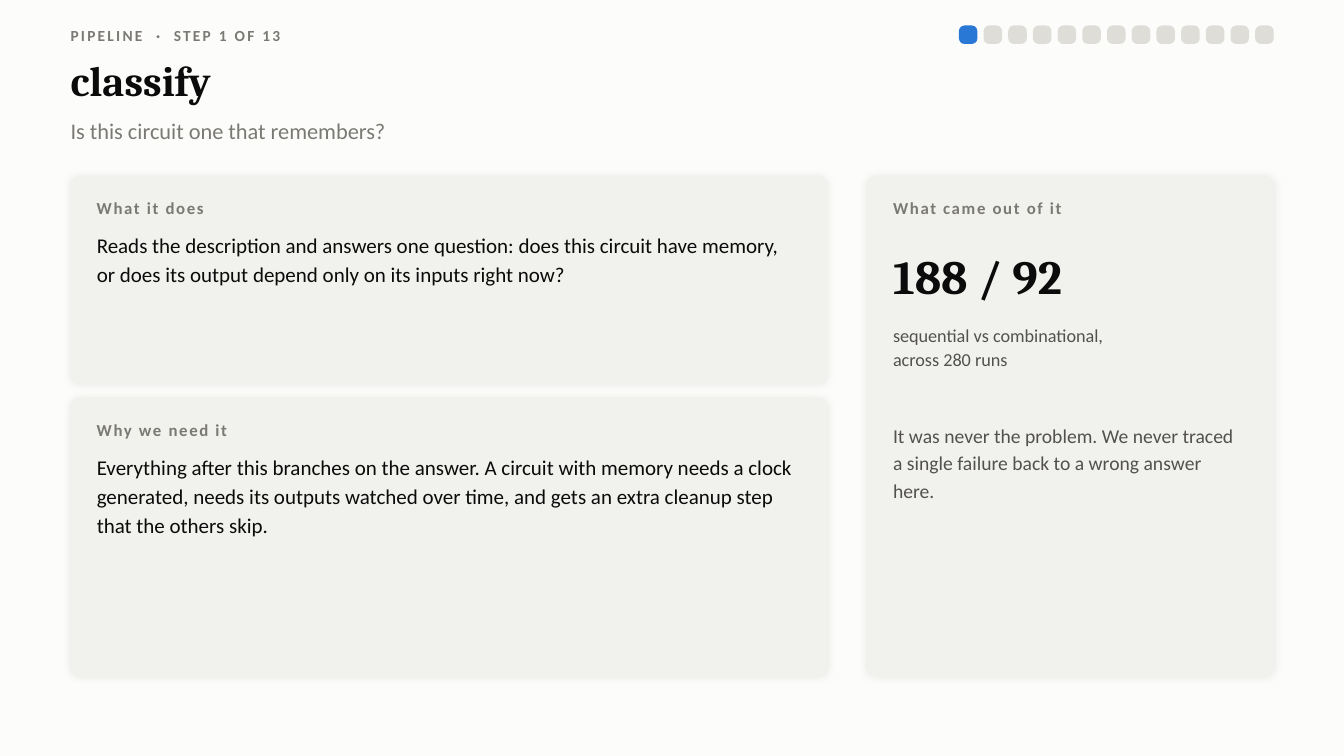
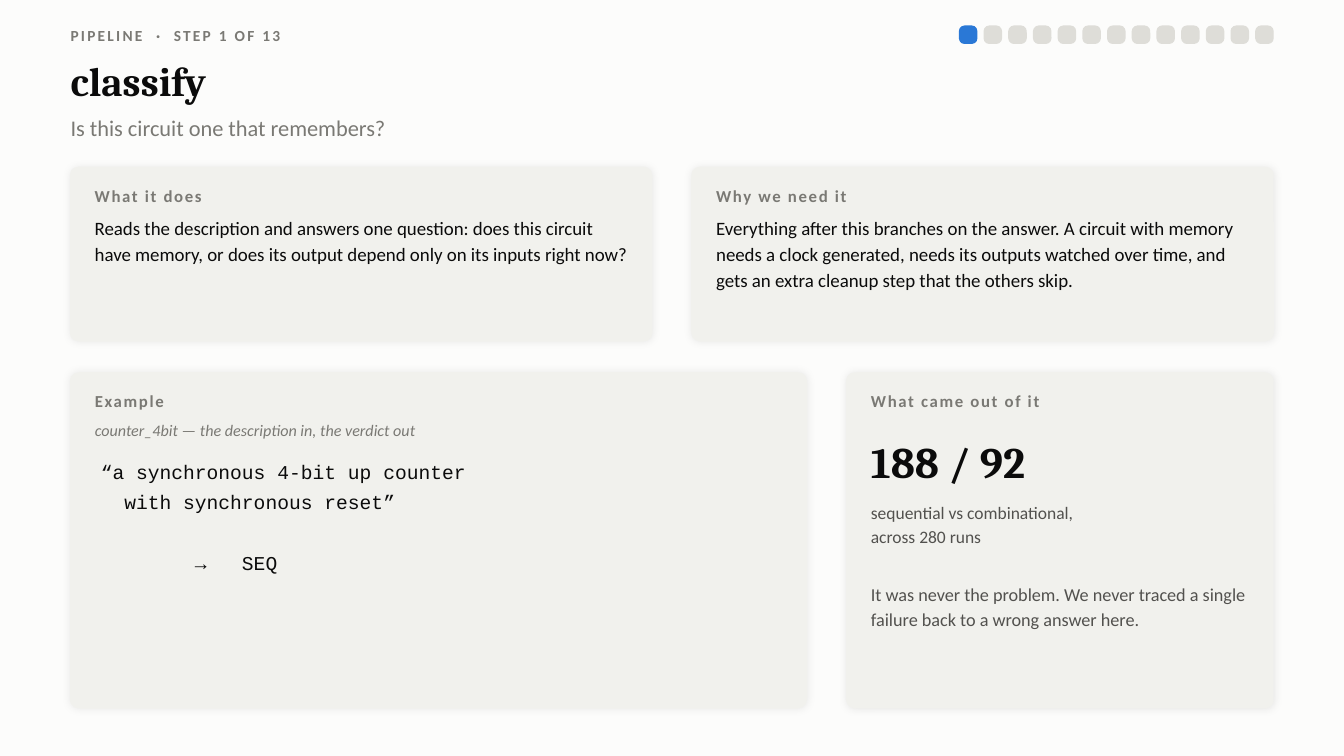
Before and after one commit to Sawaiz-zip/agentic-verilog-testbench, a slide deck: slide 7 of docs/presentation.pptx. Drawn at 1344x756 pixels with LibreOffice and Linux fonts; fonts in the diff are those of the drawing. Boxes give left, top, right and bottom in pixels: in the first picture for what was removed or moved away, otherwise in the second. Text is boxed around its words. In the diff, an @@ line names an element or a change of style, - is before the commit and + after.

```diff
--- a/docs/presentation.pptx
+++ b/docs/presentation.pptx
@@ text "classify" at [71,67,207,105]: size 30 to 29 pt @@
@@ rounded rectangle: place and size @@
-rounded rectangle at [71,176,827,383]
+rounded rectangle at [71,167,651,341]
@@ rounded rectangle added at [693,167,1273,341], fill #F1F1ED, outline #F1F1ED 1 pt @@
@@ text "What it does": place and size @@
-text "What it does" at [97,202,204,214]
+text "What it does" at [95,190,202,202]
@@ text "Why we need it": place and size @@
-text "Why we need it" at [97,424,227,439]
+text "Why we need it" at [716,190,847,205]
@@ text "Reads the description and answers ...": place and size @@
-text "Reads the description and answers ..." at [97,238,778,286]
+text "Reads the description and answers ..." at [95,222,627,265]
@@ text "Reads the description and answers ..." at [95,222,627,265]: size 15 to 13.5 pt; line spacing 1.16 to 1.14 @@
@@ text "Everything after this branches on ..." at [716,222,1234,291]: size 15 to 13.5 pt; line spacing 1.16 to 1.14 @@
@@ text "Everything after this branches on ...": place and size @@
-text "Everything after this branches on ..." at [97,460,791,537]
+text "Everything after this branches on ..." at [716,222,1234,291]
@@ rounded rectangle: place and size @@
-rounded rectangle at [71,398,827,676]
+rounded rectangle at [71,373,807,708]
@@ proportions changed in 3 elements at [71,167,651,341], [71,373,807,708], [847,373,1273,708] @@
@@ rounded rectangle: place and size @@
-rounded rectangle at [867,176,1273,676]
+rounded rectangle at [847,373,1273,708]
@@ text "What came out of it": place and size @@
-text "What came out of it" at [893,202,1062,214]
+text "What came out of it" at [871,395,1040,407]
@@ text added at [95,395,164,410], 12 pt, text #7A7974, bold @@
+Example
@@ text added at [95,425,415,439], 11.5 pt, text #7A7974, italic @@
+counter_4bit — the description in, the verdict out
@@ text "188 / 92": place and size @@
-text "188 / 92" at [893,261,1061,295]
+text "188 / 92" at [871,448,1025,479]
@@ text "188 / 92" at [871,448,1025,479]: size 34 to 31 pt @@
@@ text added at [101,465,465,574], 14 pt, text #0B0B0B @@
+“a synchronous 4-bit up counter
+with synchronous reset”
+→ SEQ
@@ text "sequential vs combinational,": place and size @@
-text "sequential vs combinational," at [893,329,1103,366]
+text "sequential vs combinational," at [871,507,1073,543]
@@ text "sequential vs combinational," at [871,507,1073,543]: size 13 to 12.5 pt @@
@@ text "It was never the problem. ...": place and size @@
-text "It was never the problem. ..." at [893,429,1234,498]
+text "It was never the problem. ..." at [871,588,1246,629]
@@ text "It was never the problem. ..." at [871,588,1246,629]: size 14 to 13 pt @@
```
Also in this commit, not shown: 12 other slides changed, 1 other file.
